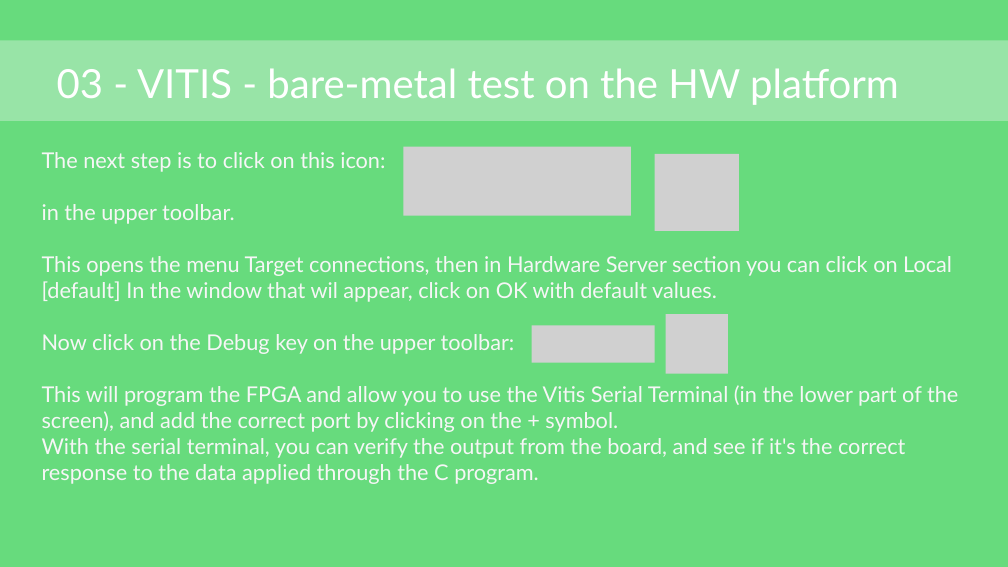
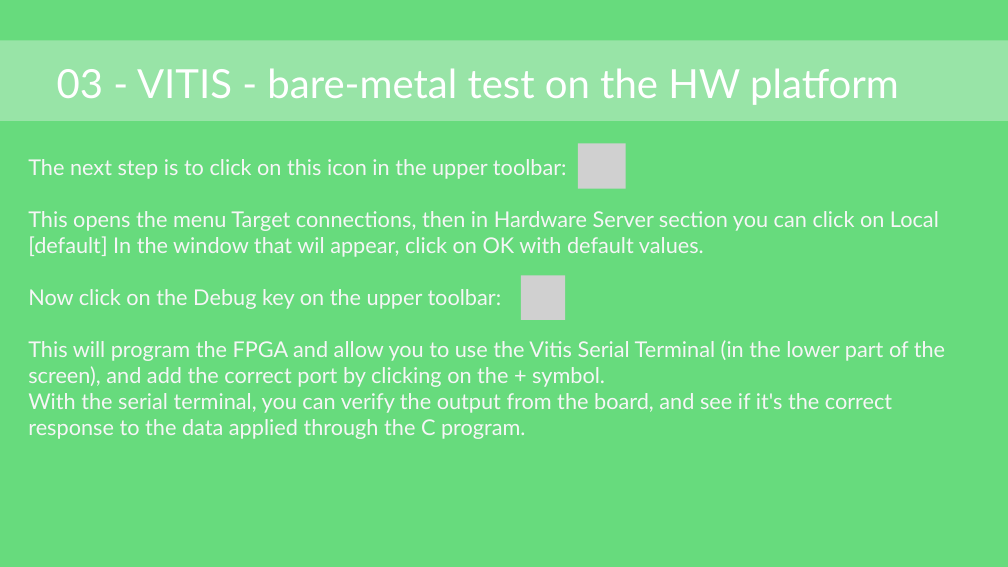
Before and after one commit to japanninja74/OS_aes-cryptocore-driver, a slide deck: slide 20 of docs/presentation.pptx. Drawn at 1008x567 pixels with LibreOffice and Linux fonts; fonts in the diff are those of the drawing; grey boxes stand for pictures. Boxes give left, top, right and bottom in pixels: in the first picture for what was removed or moved away, otherwise in the second. Text is boxed around its words. In the diff, an @@ line names an element or a change of style, - is before the commit and + after.

```diff
--- a/docs/presentation.pptx
+++ b/docs/presentation.pptx
@@ picture removed at bbox=[403, 147, 631, 216] @@
@@ picture: place and size @@
-picture at bbox=[655, 154, 739, 231]
+picture at bbox=[578, 144, 625, 189]
@@ text at bbox=[28, 159, 567, 179]: text changed @@
-The next step is to click on this icon:
-in the upper toolbar.
+The next step is to click on this icon in the upper toolbar:
@@ text "The next step is to ...": place and size @@
-text "The next step is to ..." at bbox=[42, 152, 958, 484]
+text "The next step is to ..." at bbox=[28, 159, 945, 439]
@@ picture: place and size @@
-picture at bbox=[666, 314, 728, 373]
+picture at bbox=[521, 275, 565, 320]
@@ picture removed at bbox=[532, 326, 655, 363] @@
```
Also in this commit, not shown: 20 other slides changed, 3 slides added, 2 slides removed, 1 other file.
